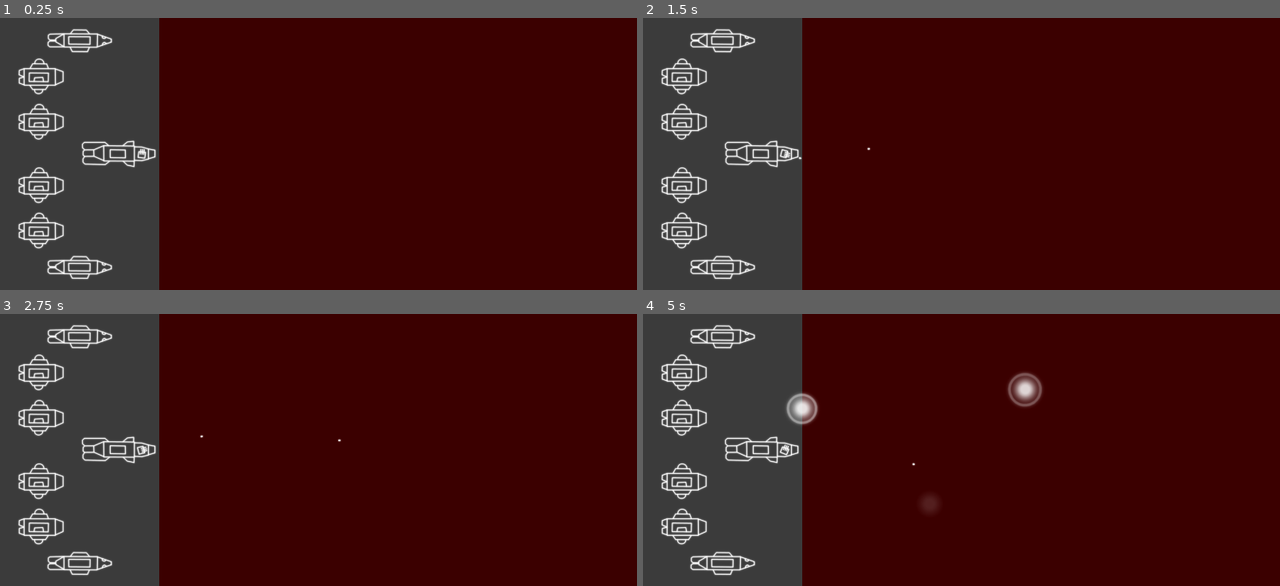
Above: before the commit, frames 1-4 (two rows, left to right).
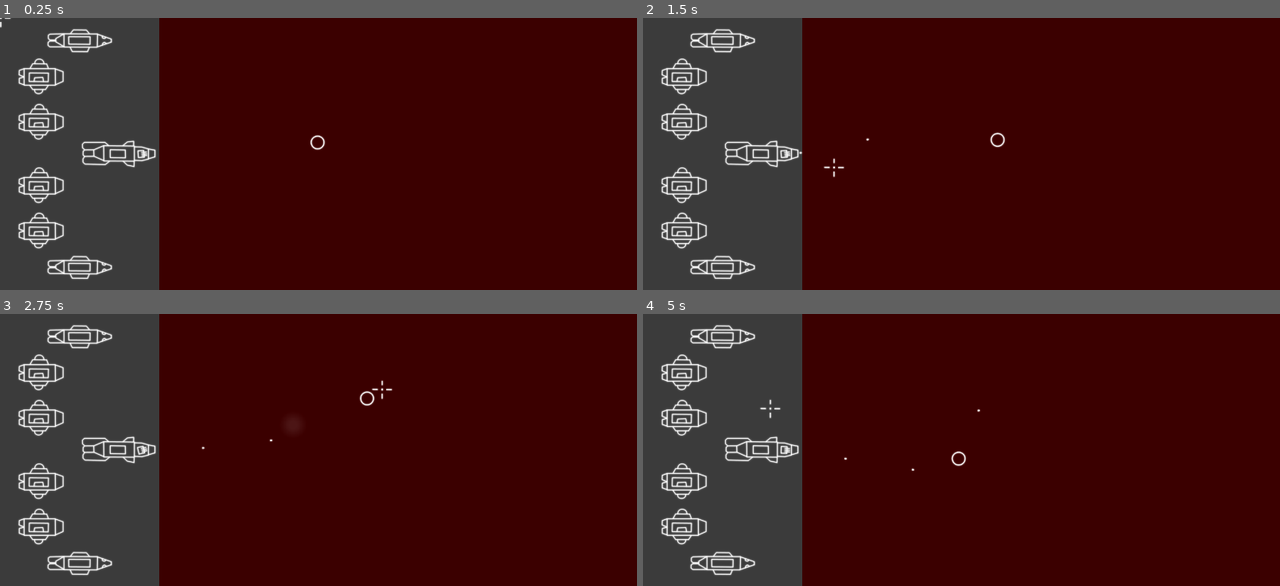
Above: after the commit, the same moments.

Repository: couaky/crossing-the-field
Game: Godot game, scene res://main/Main.tscn
Two runs of this game, one before a commit and one after it. Both use one fixed random seed, a clock stepped at 60 frames per second and the inputs below.
Inputs (mouse positions are in pixels of both pictures, inside the frame that each line leads up to):
- Up to frame 1 (0.25 s): no input
- Up to frame 2 (1.5 s): move the mouse to (1101, 140) at 0.52 s; tap Q (fire_cannons) at 0.6, 1.35 s; move the mouse to (834, 167) at 1.27 s
- Up to frame 3 (2.75 s): move the mouse to (382, 390) at 2.02 s; tap Q (fire_cannons) at 2.1 s
- Up to frame 4 (5 s): move the mouse to (929, 504) at 2.77 s; tap Q (fire_cannons) at 2.85, 3.6, 4.35 s; move the mouse to (1152, 490) at 3.52 s; move the mouse to (770, 409) at 4.27 s

The runs differ from the first frame. In frame 1, 0.1% of the frame differs, in the area x 0-52%, y 0-52%; in frame 2, 0.2%; in frame 3, 0.1%; in frame 4, 1.3%, in the area x 18-63%, y 21-73%.

Commit message:
Add cursor and target
weapons follow the target

Diff:
--- /dev/null
+++ b/components/Cursor.gd
@@ -0,0 +1,5 @@
+extends Sprite
+
+
+func _process(delta):
+	position = get_viewport().get_mouse_position()
--- a/components/PlayerFleet.gd
+++ b/components/PlayerFleet.gd
@@ -3,8 +3,9 @@
 
 export var cannon_shell: PackedScene
 
-var min_x_cursor = 350
 var number_of_cannons = 3
+
+var target_node: Node2D
 
 var turret_node: Node2D
 var cannon_next_to_fire: int = 0
@@ -46,15 +47,13 @@
 		$Cruiser/SpriteTurret/CannonRight
 	]
 	cannon_loaded_status = [1, 1, 1]
+	target_node = $Target
 
 
 func _process(delta):
-	var mouse_position = get_viewport().get_mouse_position()
-	mouse_position.x = max(mouse_position.x, min_x_cursor)
-
-	turret_node.look_at(mouse_position)
+	turret_node.look_at(target_node.position)
 
 	_reload_cannons(delta)
 
 	if Input.is_action_just_pressed("fire_cannons"):
-		_fire_cannon(mouse_position)
+		_fire_cannon(target_node.position)
--- a/components/PlayerFleet.tscn
+++ b/components/PlayerFleet.tscn
@@ -7,6 +7,10 @@
 [ext_resource path="res://assets/Turret.png" type="Texture" id=5]
 [ext_resource path="res://components/PlayerFleet.gd" type="Script" id=6]
 [ext_resource path="res://components/CannonShell.tscn" type="PackedScene" id=7]
+[ext_resource path="res://assets/Cursor.png" type="Texture" id=8]
+[ext_resource path="res://assets/Target.png" type="Texture" id=9]
+[ext_resource path="res://components/Cursor.gd" type="Script" id=10]
+[ext_resource path="res://components/Target.gd" type="Script" id=11]
 
 [node name="PlayerFleet" type="Node2D"]
 script = ExtResource( 6 )
@@ -22,6 +26,18 @@
 margin_right = 1400.0
 margin_bottom = 600.0
 color = Color( 1, 0, 0, 0.235294 )
+
+[node name="Cursor" type="Sprite" parent="."]
+position = Vector2( 641, 289 )
+scale = Vector2( 0.35, 0.35 )
+texture = ExtResource( 8 )
+script = ExtResource( 10 )
+
+[node name="Target" type="Sprite" parent="."]
+position = Vector2( 768, 302 )
+scale = Vector2( 0.35, 0.35 )
+texture = ExtResource( 9 )
+script = ExtResource( 11 )
 
 [node name="Cruiser" type="Area2D" parent="."]
 position = Vector2( 260, 300 )
--- /dev/null
+++ b/components/Target.gd
@@ -0,0 +1,22 @@
+extends Sprite
+
+
+var target_speed: float = 300
+var cursor_node: Node2D
+var epsilon = 0.01
+var min_x_target = 350
+
+
+func _ready():
+	cursor_node = get_node("../Cursor")
+
+
+func _process(delta):
+	var velocity = target_speed * delta
+	var distance = position.distance_to(cursor_node.position)
+	if distance < epsilon:
+		position = cursor_node.position
+	else:
+		var direction = (cursor_node.position - position).normalized()
+		position += direction * min(velocity, distance)
+		position.x = max(position.x, min_x_target)
--- a/main/Main.gd
+++ b/main/Main.gd
@@ -2,7 +2,6 @@
 
 
 # TODOs
-#	Having a proper target and cursor icon
 #	Reload data on cursor
 #	Asteroids explosions
 #	Fleet management -> shot permission + game over
Not shown: 1 places in components/PlayerFleet.tscn that only renumber resources
